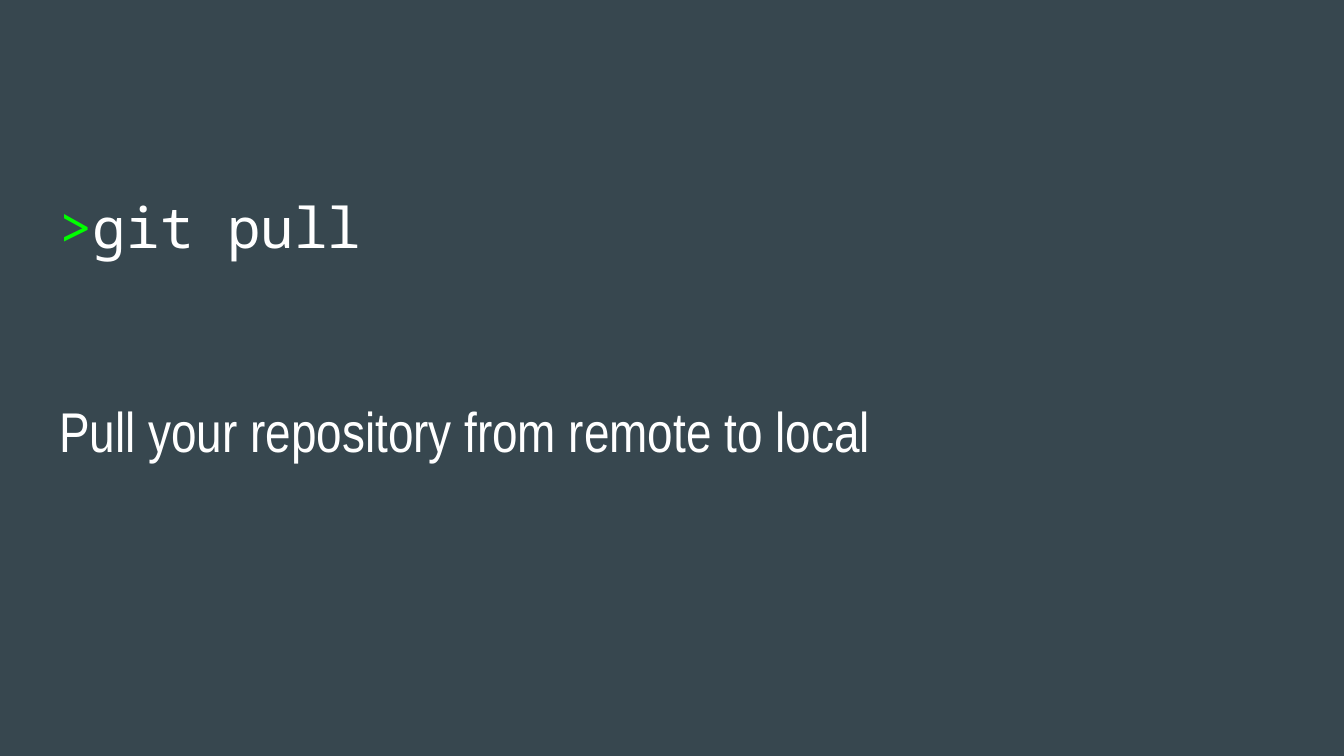
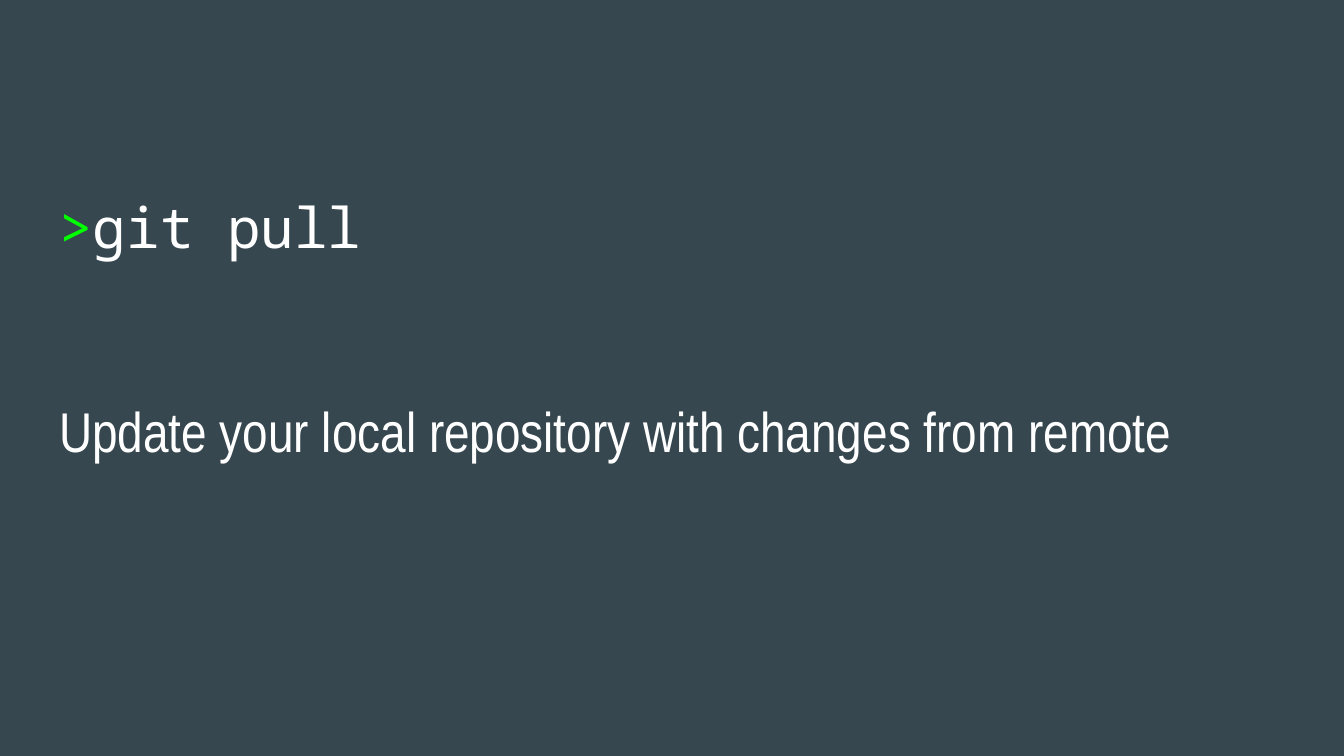
Before and after one commit to katannyak/WorkshopMaterials, a slide deck: slide 29 of git/hwt_study_git_intro.pptx. Drawn at 1344x756 pixels with LibreOffice and Linux fonts; fonts in the diff are those of the drawing. Boxes give left, top, right and bottom in pixels: in the first picture for what was removed or moved away, otherwise in the second. Text is boxed around its words. In the diff, an @@ line names an element or a change of style, - is before the commit and + after.

```diff
--- a/git/hwt_study_git_intro.pptx
+++ b/git/hwt_study_git_intro.pptx
@@ text at (59, 411, 1171, 462): text changed @@
-Pull your repository from remote to local
+Update your local repository with changes from remote
```
Also in this commit, not shown: 14 other slides changed, 5 slides added, 1 slide removed, 1 other file.
